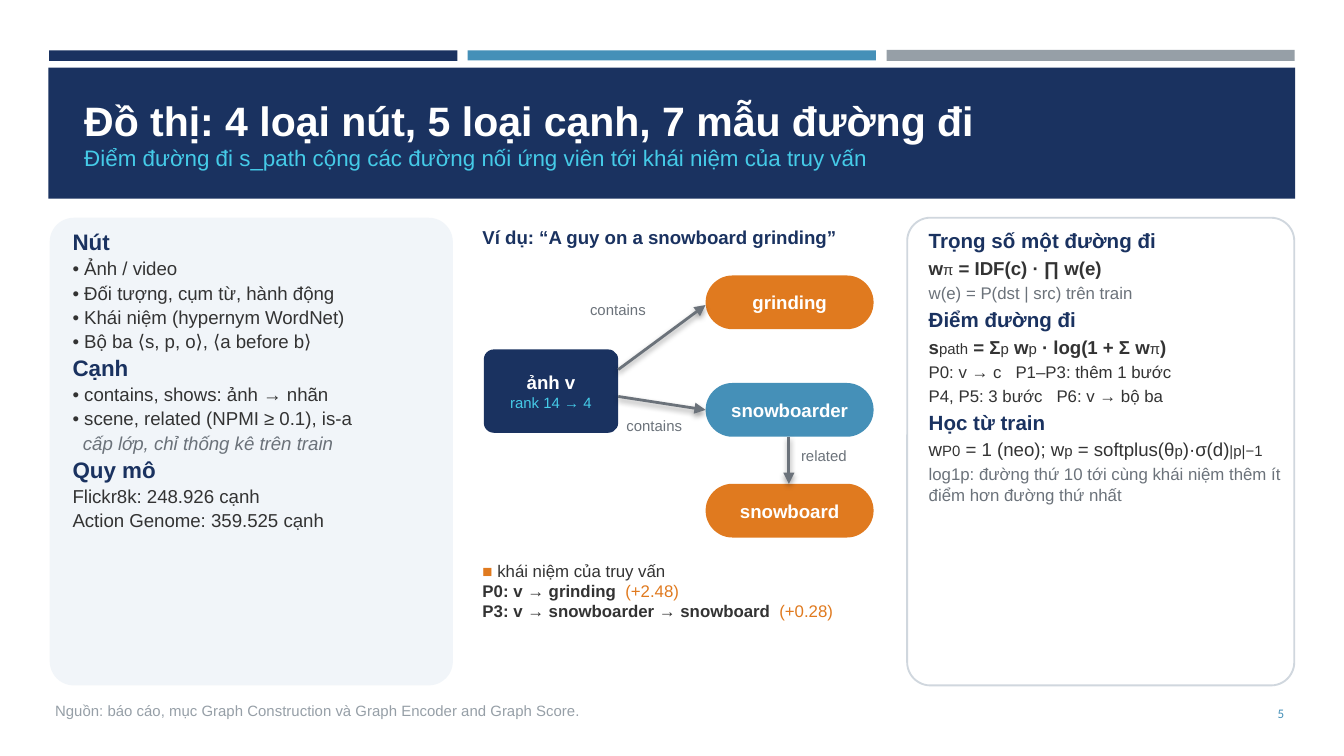
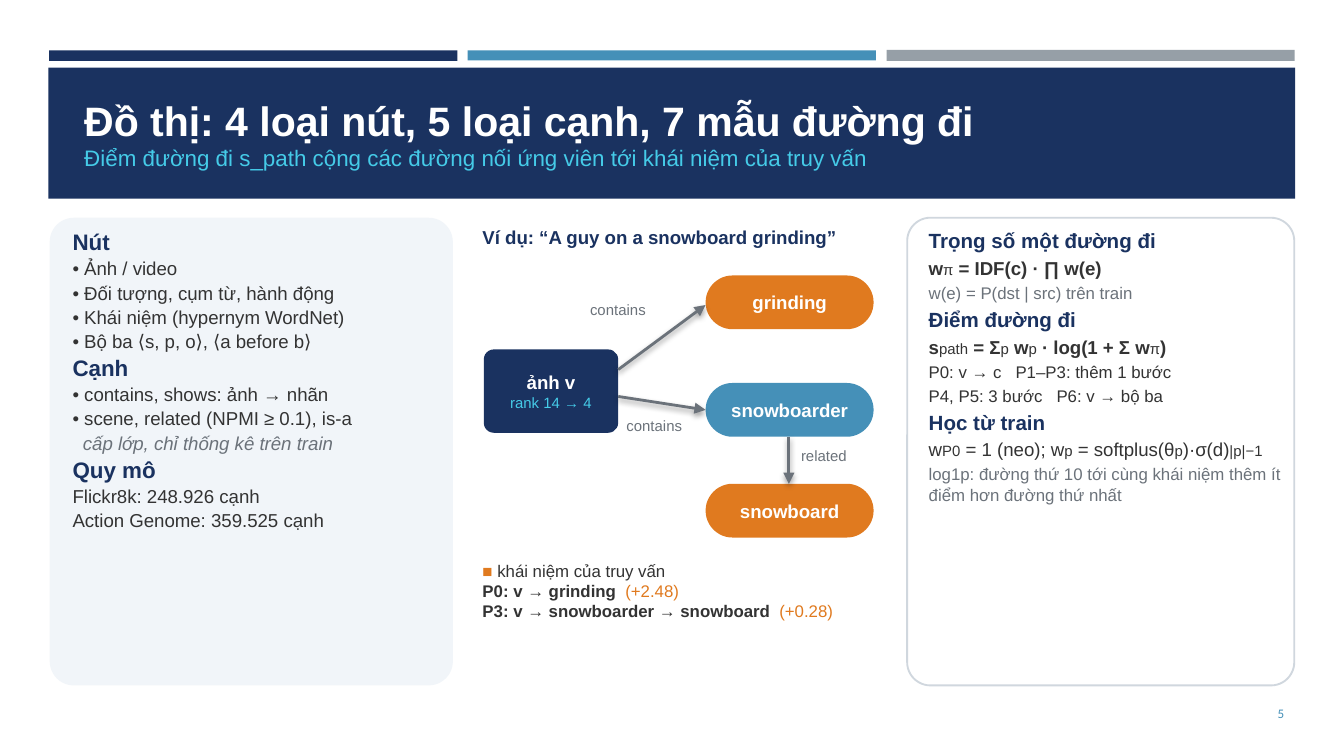
Before and after one commit to trinhphamtrunghieu/du-lieu-do-thi, a slide deck: slide 5 of docs/Project03_Slides.pptx. Drawn at 1344x756 pixels with LibreOffice and Linux fonts; fonts in the diff are those of the drawing. Boxes give left, top, right and bottom in pixels: in the first picture for what was removed or moved away, otherwise in the second. Text is boxed around its words. In the diff, an @@ line names an element or a change of style, - is before the commit and + after.

```diff
--- a/docs/Project03_Slides.pptx
+++ b/docs/Project03_Slides.pptx
@@ text removed at bbox=[55, 704, 579, 719] @@
-Nguồn: báo cáo, mục Graph Construction và Graph Encoder and Graph Score.
```
Also in this commit, not shown: 13 other slides changed.
